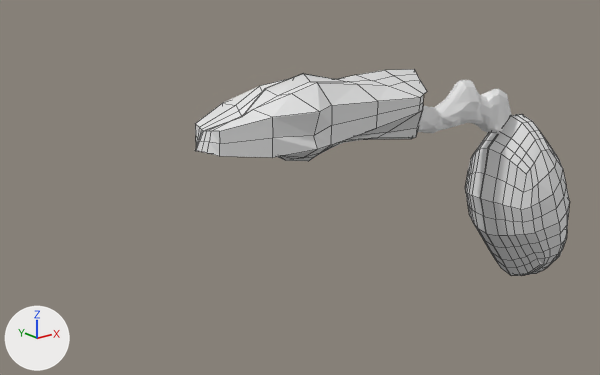
The Blender file Zeyu_Keychain_v01.blend as it was, and as the next commit left it.
Both versions are drawn from a 50 mm camera at (-9.78, -11.07, 5.03) aimed at (-0.19, 0.92, 0.24). Arrows for +X, +Y and +Z are at lower left; the lights stay in place. The first picture is the older version. Mesh edges are drawn as thin lines on the coarser meshes.

The scene before the commit, as lines of its bpy script (objects in view):
```python
me_立方体 = bpy.data.meshes.new('立方体')
me_立方体.from_pydata(...)  # 158 vertices, 144 faces; spans x -1.11..1.56, y -1.15..0.01, z -2.7..1.34
me_立方体_001 = bpy.data.meshes.new('立方体.001')
me_立方体_001.from_pydata(...)  # 78 vertices, 68 faces; spans x -5.16..3.55, y -1.62..0.02, z -1.31..1.36
me_立方体_002 = bpy.data.meshes.new('立方体.002')
me_立方体_002.from_pydata(...)  # 172 vertices, 153 faces; spans x -1.62..1.56, y -0.29..0.04, z -1.02..0.33
ob_立方体 = bpy.data.objects.new('立方体', me_立方体_001)
ob_立方体.location = (0.0, 0.0, 1.83)
ob_立方体.scale = (0.591, 0.591, 0.591)
_m = ob_立方体.modifiers.new('镜像', 'MIRROR')
_m.use_axis = (False, True, False)
ob_立方体_001 = bpy.data.objects.new('立方体.001', me_立方体)
ob_立方体_001.location = (5.25, 0.0, -0.23)
_m = ob_立方体_001.modifiers.new('镜像', 'MIRROR')
_m.use_axis = (False, True, False)
ob_立方体_002 = bpy.data.objects.new('立方体.002', me_立方体_002)
ob_立方体_002.location = (3.43, 0.0, 1.75)
_m = ob_立方体_002.modifiers.new('镜像', 'MIRROR')
_m.use_axis = (False, True, False)
```
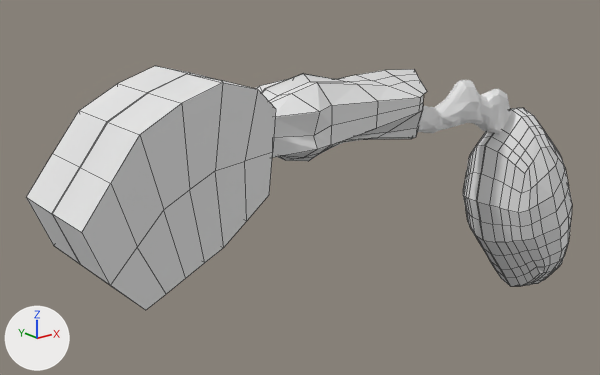
Changed parts and their boxes [x1, y1, x2, y2] in the pictures (600 x 375 px):
'立方体.003', added: after [26, 66, 276, 310]
'立方体.001', rescaled (10% taller): before [465, 114, 569, 276]; after [463, 108, 572, 286]

The edits, one by one:
Mesh me_立方体_003 is new.
It has 37 vertices, 28 faces and spans x -2.29..1.01, y -0.99..0.01, z -2.26..0.93.
Object '立方体.001' (ob_立方体_001) is rescaled from (1.0, 1.0, 1.0) to (1.11, 1.0, 1.11).
Object '立方体.003' (ob_立方体_003) is new; it shows me_立方体_003.
Its location is (-3.2, 0.0, 1.94).
It gains a MIRROR modifier named '镜像'.
Modifier setting: use_axis = (False, True, False).
